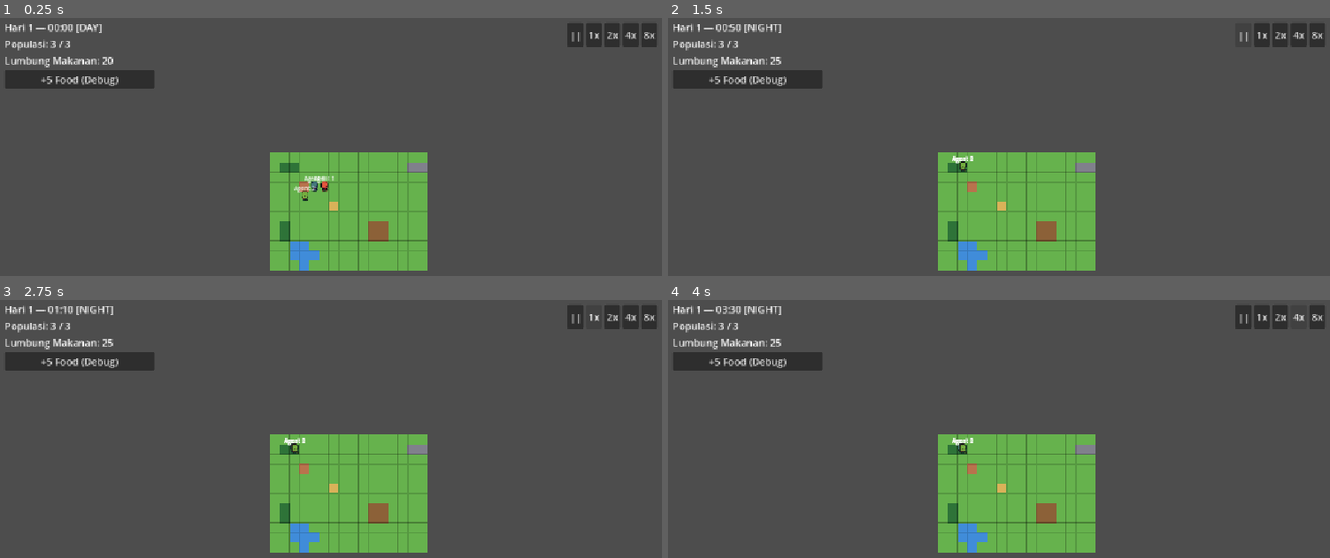
Above: before the commit, frames 1-4 (two rows, left to right).
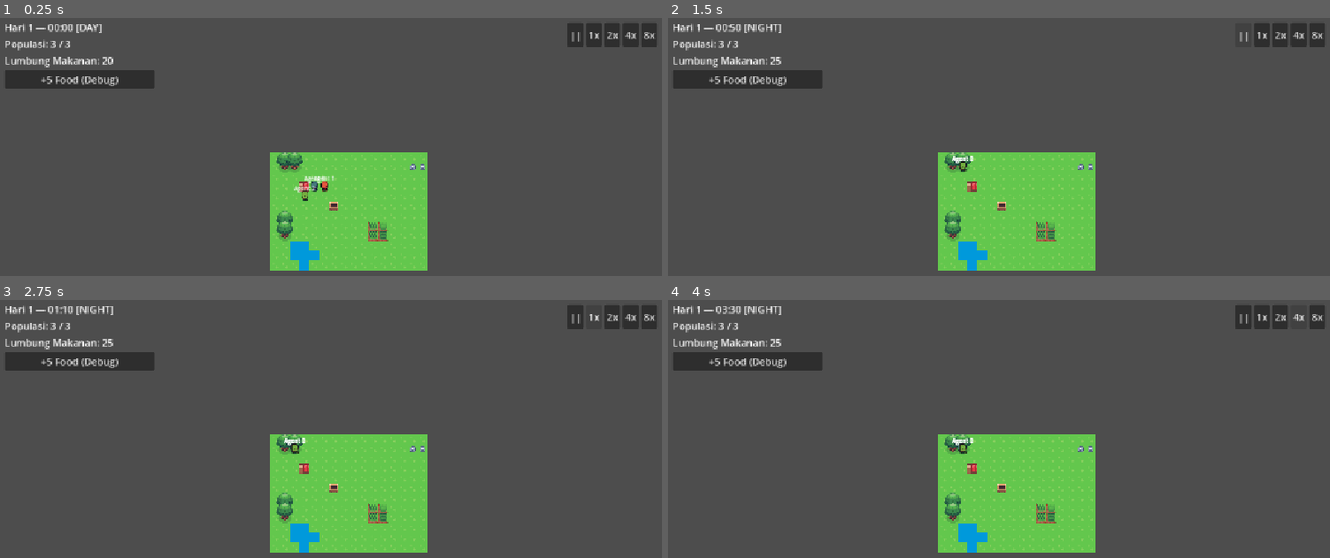
Above: after the commit, the same moments.

Repository: Ryan6712/Zero-society
Game: Godot game, scene res://view/main.tscn
The game is run twice, just before and just after one commit, with the same random seed, the same clock (stepped at 60 frames per second) and the same inputs.
Inputs:
- Up to frame 1 (0.25 s): no input
- Up to frame 2 (1.5 s): click "+5 Food (Debug)" at 0.5 s; click "||" at 1.25 s
- Up to frame 3 (2.75 s): click "1x" at 2 s
- Up to frame 4 (4 s): click "2x" at 2.75 s; click "4x" at 3.5 s

The runs differ from the first frame. In frame 1, 2.9% of the frame differs, in the area x 40-65%, y 52-98%; in frame 2, 2.9%; in frame 3, 2.9%; in frame 4, 2.9%.

Commit message:
feat(phase-0): finalize milestone 0 and launch v0.1.0

Diff:
--- a/view/world_view.gd
+++ b/view/world_view.gd
@@ -1,19 +1,34 @@
 extends Node2D
-## Visualisasi peta grid dan kumpulan AgentView.
-## Membaca GridData dan WorldState tanpa menulis state.
+## Visualisasi peta grid dan kumpulan AgentView menggunakan aset Sunnyside World.
+## Hanya membaca GridData dan WorldState tanpa menulis state (ADR-002).
 
 signal agent_selected(agent: AgentState)
 
 const TILE_SIZE: int = 16
 
-const COLOR_GRASS: Color = Color(0.40, 0.70, 0.30)
-const COLOR_FARM: Color = Color(0.55, 0.38, 0.22)
-const COLOR_HOUSE: Color = Color(0.72, 0.45, 0.30)
-const COLOR_GRANARY: Color = Color(0.85, 0.70, 0.35)
-const COLOR_WATER: Color = Color(0.25, 0.55, 0.85)
-const COLOR_FOREST: Color = Color(0.18, 0.45, 0.22)
-const COLOR_MINE: Color = Color(0.50, 0.50, 0.55)
-const COLOR_DEFAULT: Color = Color(0.30, 0.30, 0.30)
+const TEX_TILESET: Texture2D = preload(
+	"res://assets/sunnyside_world/Tileset/spr_tileset_sunnysideworld_16px.png"
+)
+const TEX_TREE: Texture2D = preload(
+	"res://assets/sunnyside_world/Elements/Plants/spr_deco_tree_01_strip4.png"
+)
+const TEX_ROCK: Texture2D = preload(
+	"res://assets/sunnyside_world/Elements/Crops/rock.png"
+)
+const TEX_CRATE: Texture2D = preload(
+	"res://assets/sunnyside_world/Elements/Crops/crate_base.png"
+)
+const TEX_WHEAT: Texture2D = preload(
+	"res://assets/sunnyside_world/Elements/Crops/wheat_03.png"
+)
+
+const REGION_GRASS: Rect2 = Rect2(32, 32, 16, 16)
+const REGION_WATER: Rect2 = Rect2(64, 16, 16, 16)
+const REGION_FARM: Rect2 = Rect2(96, 64, 16, 16)
+const REGION_HOUSE: Rect2 = Rect2(32, 144, 16, 16)
+const REGION_GRANARY: Rect2 = Rect2(160, 144, 16, 16)
+const REGION_ROOF: Rect2 = Rect2(176, 144, 16, 16)
+const REGION_TREE_FRAME: Rect2 = Rect2(0, 0, 32, 34)
 
 const AGENT_COLORS: Array[Color] = [
 	Color(0.3, 0.7, 1.0),
@@ -72,25 +87,59 @@
 	if grid_data == null:
 		return
 
+	# Layer 1: Ubin dasar permukaan (tanah, air, ladang, lantai rumah, lumbung)
 	for y: int in range(grid_data.height):
 		for x: int in range(grid_data.width):
 			var pos: Vector2i = Vector2i(x, y)
 			var tile_type: StringName = grid_data.tiles.get(pos, &"")
-			var tile_color: Color = _color_for_tile(tile_type)
+			var rect: Rect2 = Rect2(x * TILE_SIZE, y * TILE_SIZE, TILE_SIZE, TILE_SIZE)
+			var src_region: Rect2 = _region_for_ground(tile_type)
+			draw_texture_rect_region(TEX_TILESET, rect, src_region)
 
-			var rect: Rect2 = Rect2(x * TILE_SIZE, y * TILE_SIZE, TILE_SIZE, TILE_SIZE)
-			draw_rect(rect, tile_color, true)
-			draw_rect(rect, Color(0, 0, 0, 0.15), false, 1.0)
+	# Layer 2: Props & Dekorasi visual (Pohon, Batu, Tanaman Gandum, Kotak Lumbung, Atap Rumah)
+	for y: int in range(grid_data.height):
+		for x: int in range(grid_data.width):
+			var pos: Vector2i = Vector2i(x, y)
+			var tile_type: StringName = grid_data.tiles.get(pos, &"")
+			_draw_tile_props(pos, tile_type)
 
 
-func _color_for_tile(tile_type: StringName) -> Color:
-	var color_map: Dictionary = {
-		GridData.TILE_GRASS: COLOR_GRASS,
-		GridData.TILE_FARM: COLOR_FARM,
-		GridData.TILE_HOUSE: COLOR_HOUSE,
-		GridData.TILE_GRANARY: COLOR_GRANARY,
-		GridData.TILE_WATER: COLOR_WATER,
-		GridData.TILE_FOREST: COLOR_FOREST,
-		GridData.TILE_MINE: COLOR_MINE,
-	}
-	return color_map.get(tile_type, COLOR_DEFAULT)
+func _draw_tile_props(pos: Vector2i, tile_type: StringName) -> void:
+	var px: float = float(pos.x * TILE_SIZE)
+	var py: float = float(pos.y * TILE_SIZE)
+
+	match tile_type:
+		GridData.TILE_FOREST:
+			# Gambar pohon oak 32x34px Sunnyside World berdiri di atas tile
+			var tree_rect: Rect2 = Rect2(px - 8.0, py - 18.0, 32.0, 34.0)
+			draw_texture_rect_region(TEX_TREE, tree_rect, REGION_TREE_FRAME)
+		GridData.TILE_MINE:
+			# Gambar batu tambang 10x10px di tengah tile
+			var rock_rect: Rect2 = Rect2(px + 3.0, py + 3.0, 10.0, 10.0)
+			draw_texture_rect(TEX_ROCK, rock_rect, false)
+		GridData.TILE_FARM:
+			# Gambar tanaman gandum yang tumbuh di ladang
+			var wheat_rect: Rect2 = Rect2(px + 1.5, py + 1.0, 13.0, 14.0)
+			draw_texture_rect(TEX_WHEAT, wheat_rect, false)
+		GridData.TILE_GRANARY:
+			# Gambar peti lumbung kayu
+			var crate_rect: Rect2 = Rect2(px, py, float(TILE_SIZE), float(TILE_SIZE))
+			draw_texture_rect(TEX_CRATE, crate_rect, false)
+		GridData.TILE_HOUSE:
+			# Gambar aksen atap/struktur rumah
+			var house_rect: Rect2 = Rect2(px, py, float(TILE_SIZE), float(TILE_SIZE))
+			draw_texture_rect_region(TEX_TILESET, house_rect, REGION_ROOF)
+
+
+func _region_for_ground(tile_type: StringName) -> Rect2:
+	match tile_type:
+		GridData.TILE_WATER:
+			return REGION_WATER
+		GridData.TILE_FARM:
+			return REGION_FARM
+		GridData.TILE_HOUSE:
+			return REGION_HOUSE
+		GridData.TILE_GRANARY:
+			return REGION_GRANARY
+		_:
+			return REGION_GRASS
